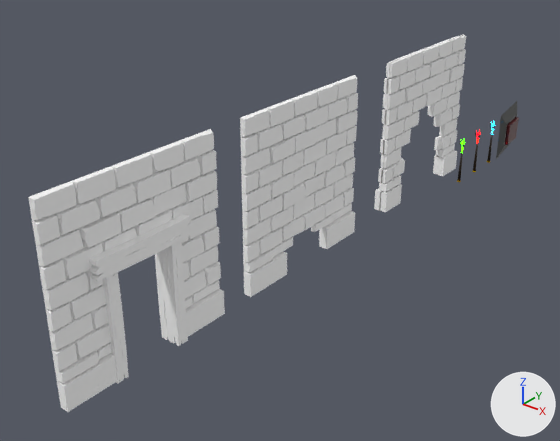
Renders of the FBX model Assets/Models/SmallHoleWall.fbx from each side of a commit.
The view is the same before and after, from a 50 mm camera at (9.67, -21.05, 8.8) aimed at (-1.33, -7.31, 0.28). Every picture has the same lights, and +X, +Y and +Z are marked at lower right. Where no turn or scale is listed for an object, it has been applied to the vertices.

The older version as bpy lines, for what is in view:
```python
ob_bigholewall = bpy.data.objects.new('BigHoleWall', me_mesh_020)
ob_bigholewall.location = (0.0, 0.0, 0.0)
ob_bluewand = bpy.data.objects.new('BlueWand', me_cylinder)
ob_bluewand.location = (0.0, 2.14, 0.0)
ob_button = bpy.data.objects.new('Button', me_cube)
ob_button.location = (0.0, 0.0, 0.0)
ob_button_plate = bpy.data.objects.new('Button_Plate', me_cube_002)
ob_button_plate.location = (0.0, 0.0, 0.0)
ob_doorwall = bpy.data.objects.new('DoorWall', me_mesh_002)
ob_doorwall.location = (0.0, 0.0, 0.0)
ob_greenwand = bpy.data.objects.new('GreenWand', me_cylinder_008)
ob_greenwand.location = (0.0, 0.0, 0.0)
ob_redwand = bpy.data.objects.new('RedWand', me_cylinder_004)
ob_redwand.location = (0.0, 0.0, 0.0)
ob_smallholewall = bpy.data.objects.new('SmallHoleWall', me_mesh_001)
ob_smallholewall.location = (0.0, 0.0, 0.0)
```
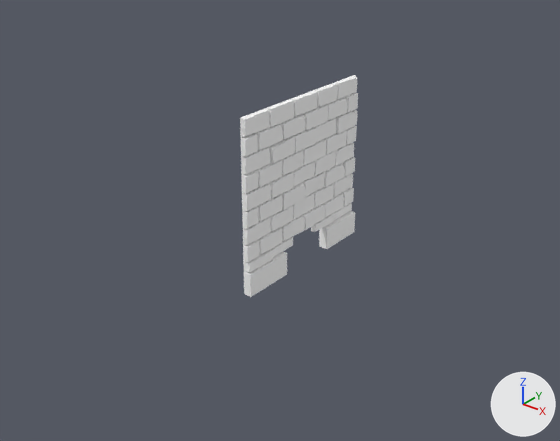
Diff of the bpy script that builds the scene:
```diff
--- a/Assets/Models/SmallHoleWall.fbx.py
+++ b/Assets/Models/SmallHoleWall.fbx.py
@@ ob_bigholewall @@
-ob_bigholewall = bpy.data.objects.new('BigHoleWall', me_mesh_020)
-ob_bigholewall.location = (0.0, 0.0, 0.0)
@@ ob_doorwall @@
-ob_doorwall = bpy.data.objects.new('DoorWall', me_mesh_002)
-ob_doorwall.location = (0.0, 0.0, 0.0)
@@ ob_greenwand @@
-ob_greenwand = bpy.data.objects.new('GreenWand', me_cylinder_008)
-ob_greenwand.location = (0.0, 0.0, 0.0)
@@ ob_button_plate @@
-ob_button_plate = bpy.data.objects.new('Button_Plate', me_cube_002)
-ob_button_plate.location = (0.0, 0.0, 0.0)
@@ ob_redwand @@
-ob_redwand = bpy.data.objects.new('RedWand', me_cylinder_004)
-ob_redwand.location = (0.0, 0.0, 0.0)
@@ ob_button @@
-ob_button = bpy.data.objects.new('Button', me_cube)
-ob_button.location = (0.0, 0.0, 0.0)
@@ ob_bluewand @@
-ob_bluewand = bpy.data.objects.new('BlueWand', me_cylinder)
-ob_bluewand.location = (0.0, 2.14, 0.0)
```

Pixel boxes (x1, y1, x2, y2) of what changed, in the pictures (560 x 441 px):
'DoorWall', deleted: before (28, 129, 225, 412)
'BigHoleWall', deleted: before (374, 34, 466, 212)
'Button_Plate', deleted: before (496, 101, 517, 159)
    faces in mat_button_plate_mat (dark grey #4c4e4d): (496, 101, 517, 159)
'Button', deleted: before (505, 117, 519, 145)
'RedWand', deleted: before (472, 130, 481, 172)
'BlueWand', deleted: before (487, 121, 495, 163)
'GreenWand', deleted: before (457, 139, 465, 182)
